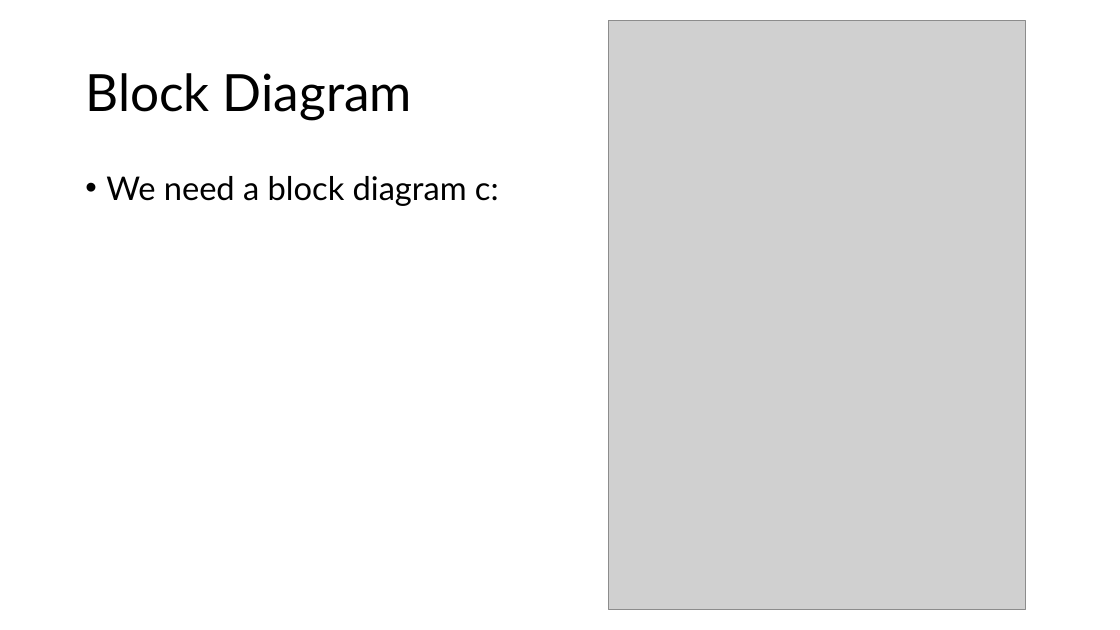
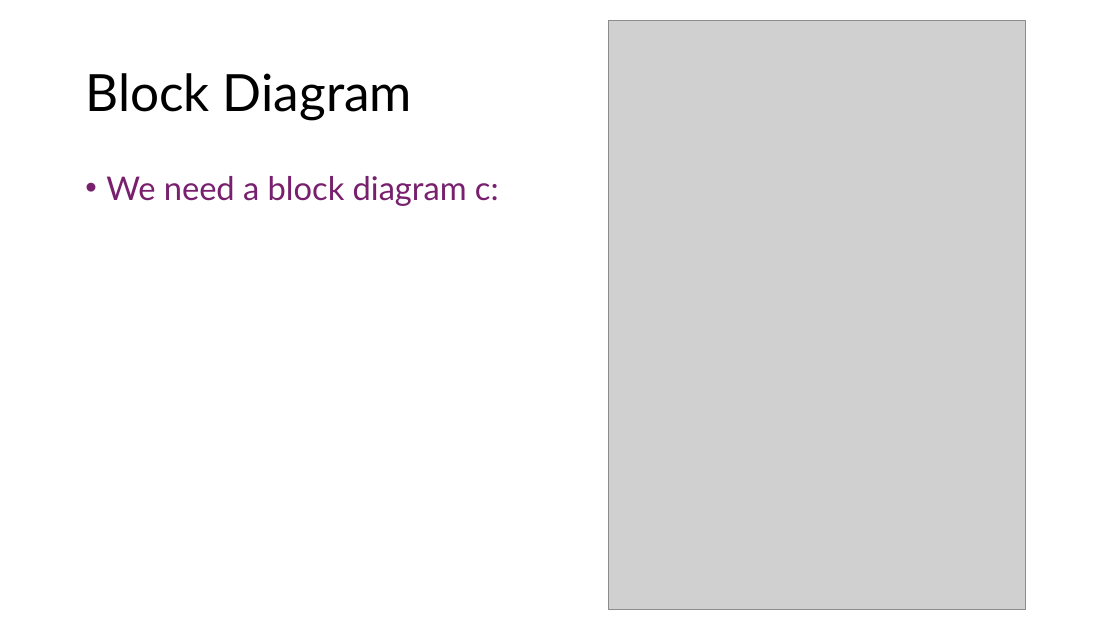
Before and after one commit to Tannyr-Singleterry/ECE590_SeniorDesign, a slide deck: slide 10 of Documents/CDR/CDR_Presentation.pptx (slide 8 before the commit). Drawn at 1120x630 pixels with LibreOffice and Linux fonts; fonts in the diff are those of the drawing; grey boxes stand for pictures. Boxes give left, top, right and bottom in pixels: in the first picture for what was removed or moved away, otherwise in the second. Text is boxed around its words. In the diff, an @@ line names an element or a change of style, - is before the commit and + after.

```diff
--- a/Documents/CDR/CDR_Presentation.pptx
+++ b/Documents/CDR/CDR_Presentation.pptx
@@ text "We need a block diagram ..." at (106,176,499,206): text colour #000000 to #78206E @@
```
Also in this commit, not shown: 7 other slides changed, 4 slides added, 2 slides removed, 2 other files.
